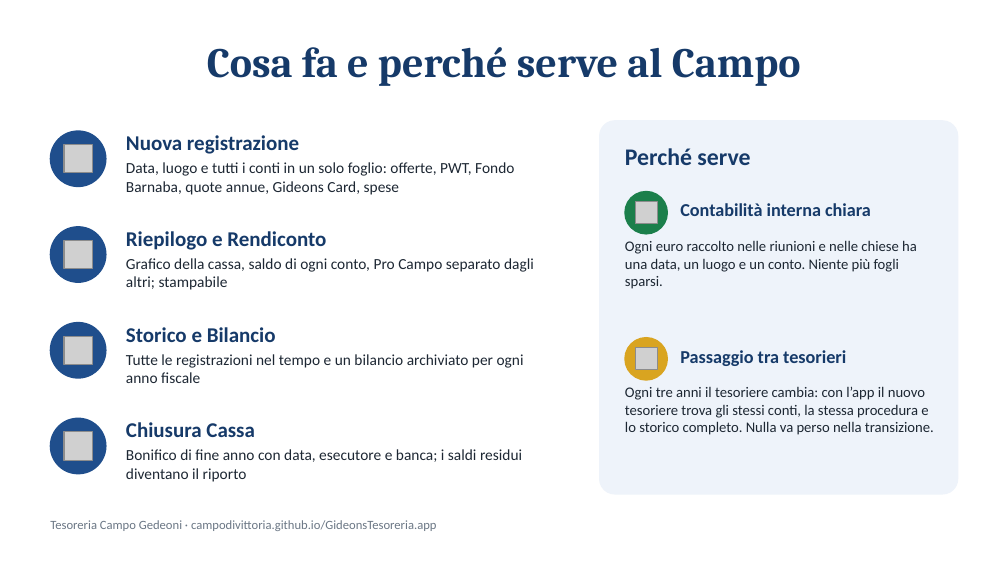
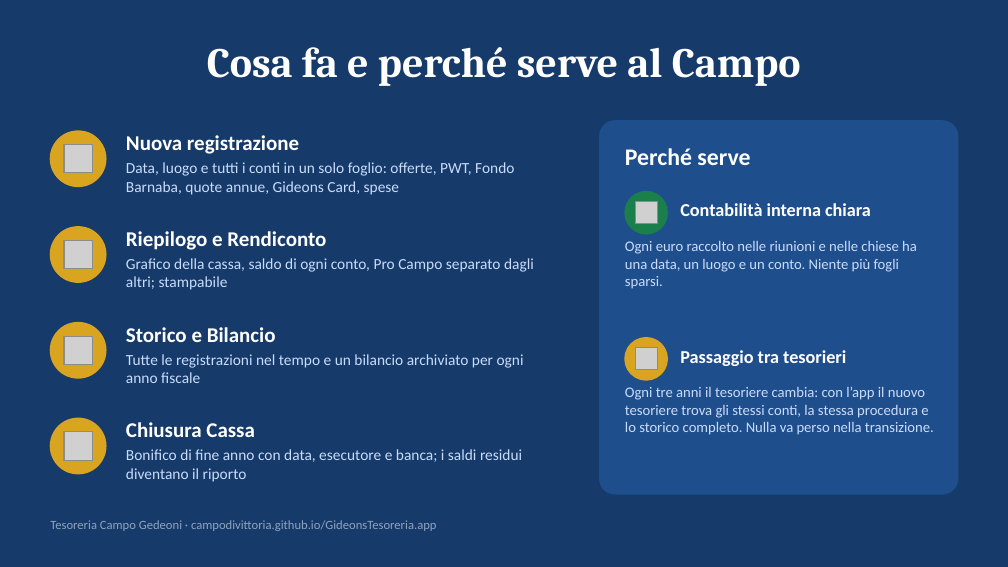
Before and after one commit to campodivittoria/GideonsTesoreria.app, a slide deck: slide 2 of presentazione/Tesoreria-Campo-Gedeoni.pptx. Drawn at 1008x567 pixels with LibreOffice and Linux fonts; fonts in the diff are those of the drawing; grey boxes stand for pictures; background and template pictures are left out. Boxes give left, top, right and bottom in pixels: in the first picture for what was removed or moved away, otherwise in the second. Text is boxed around its words. In the diff, an @@ line names an element or a change of style, - is before the commit and + after.

```diff
--- a/presentazione/Tesoreria-Campo-Gedeoni.pptx
+++ b/presentazione/Tesoreria-Campo-Gedeoni.pptx
@@ background #FFFFFF to #163A69 @@
@@ rounded rectangle at box(600, 121, 958, 494): fill #EEF3FA to #1F4E8C; outline #EEF3FA 1 pt to #1F4E8C 1 pt @@
@@ text colour #163A69 to #FFFFFF in 8 elements at box(207, 47, 801, 86), box(126, 135, 299, 154), box(126, 231, 326, 250), box(126, 327, 276, 342), box(126, 422, 255, 437), box(625, 148, 750, 165), box(680, 203, 871, 216), box(680, 350, 846, 366) @@
@@ text colour #1D2733 to #CADCFC in 6 elements at box(126, 162, 514, 195), box(126, 258, 534, 290), box(126, 354, 524, 383), box(126, 449, 522, 482), box(625, 241, 917, 289), box(625, 387, 934, 435) @@
@@ fill #1F4E8C to #D9A420; outline #1F4E8C 1 pt to #D9A420 1 pt in 4 elements at box(50, 131, 106, 186), box(50, 227, 106, 282), box(50, 323, 106, 378), box(50, 418, 106, 474) @@
@@ text "Tesoreria Campo Gedeoni · campodivittoria.github.io/GideonsT ..." at box(50, 520, 437, 531): text colour #6B7785 to #8FA3BF @@
```
